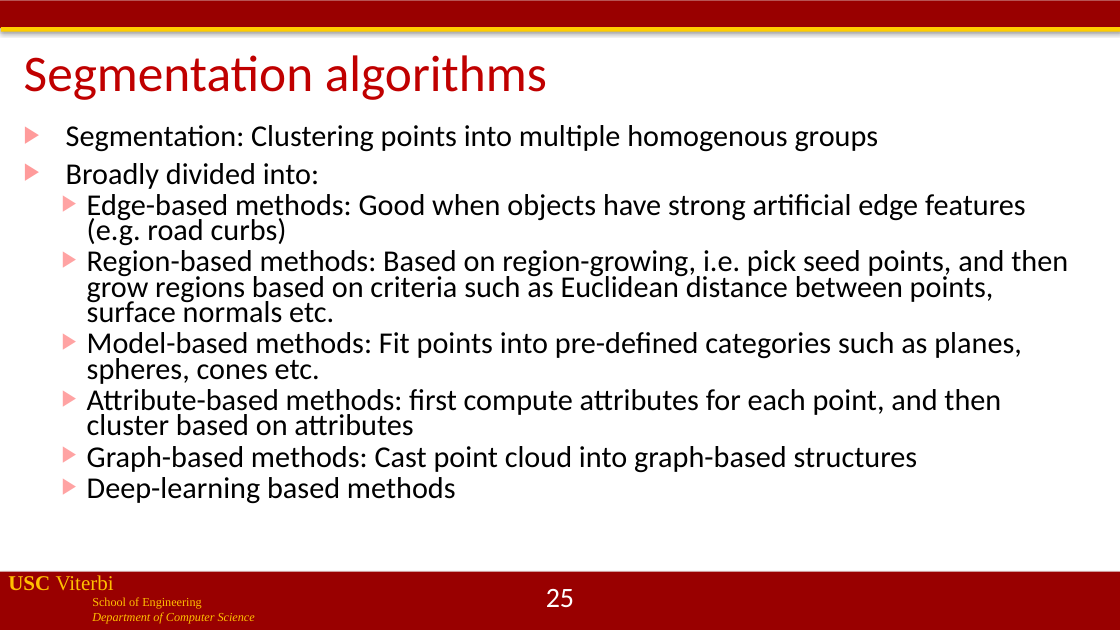
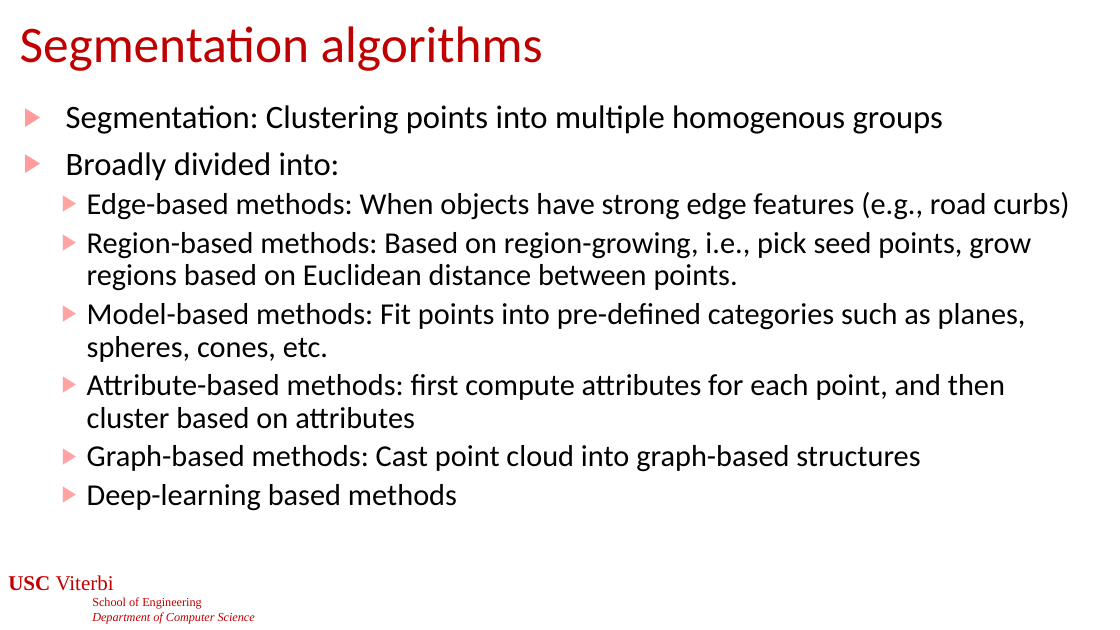
Before and after one commit to jdeshmukh/jdeshmukh.github.io, a slide deck: slide 24 of teaching/cs513slides/lecture11-SensingPerception.pptx (slide 25 before the commit). Drawn at 1120x630 pixels with LibreOffice and Linux fonts; fonts in the diff are those of the drawing; background and template pictures are left out. Boxes give left, top, right and bottom in pixels: in the first picture for what was removed or moved away, otherwise in the second. Text is boxed around its words. In the diff, an @@ line names an element or a change of style, - is before the commit and + after.

```diff
--- a/teaching/cs513slides/lecture11-SensingPerception.pptx
+++ b/teaching/cs513slides/lecture11-SensingPerception.pptx
@@ rectangle removed at bbox=[0, 0, 1120, 28] @@
@@ rectangle removed at bbox=[1, 27, 1120, 32] @@
@@ title "Segmentation algorithms": place and size @@
-title "Segmentation algorithms" at bbox=[24, 55, 547, 100]
+title "Segmentation algorithms" at bbox=[20, 26, 543, 71]
@@ text "Segmentation: Clustering points into multiple ...": place and size @@
-text "Segmentation: Clustering points into multiple ..." at bbox=[66, 125, 1068, 504]
+text "Segmentation: Clustering points into multiple ..." at bbox=[66, 105, 1069, 511]
@@ text at bbox=[66, 105, 1005, 511]: size 25.9 to 28 pt in "Segmentation: Clustering points into multiple homogenous gro ...", "Broadly divided into:"; size 25.9 to 26 pt in "Attribute-based methods: first compute attributes for each ...", "Graph-based methods: Cast point cloud into graph-based ...", "Deep-learning based methods"; line spacing 0.7 to 0.9 @@
@@ text at bbox=[87, 192, 1069, 362]: text changed; size 25.9 to 26 pt @@
-  ▶ Edge-based methods: Good when objects have strong artificial edge features (e.g. road curbs)
-  ▶ Region-based methods: Based on region-growing, i.e. pick seed points, and then grow regions based on criteria such as Euclidean distance between points, surface normals etc.
-  ▶ Model-based methods: Fit points into pre-defined categories such as planes, spheres, cones etc.
+  ▶ Edge-based methods: When objects have strong edge features (e.g., road curbs)
+  ▶ Region-based methods: Based on region-growing, i.e., pick seed points, grow regions based on Euclidean distance between points.
+  ▶ Model-based methods: Fit points into pre-defined categories such as planes, spheres, cones, etc.
@@ text "USC Viterbi" at bbox=[8, 575, 255, 624]: text colour #FFC000 to #C00000 @@
@@ rectangle removed at bbox=[0, 572, 1120, 630] @@
@@ page number at bbox=[546, 589, 574, 607]: text changed @@
-25
+24
```
Also in this commit, not shown: 61 other slides changed, 2 slides added, 2 slides removed, 2 other files.
